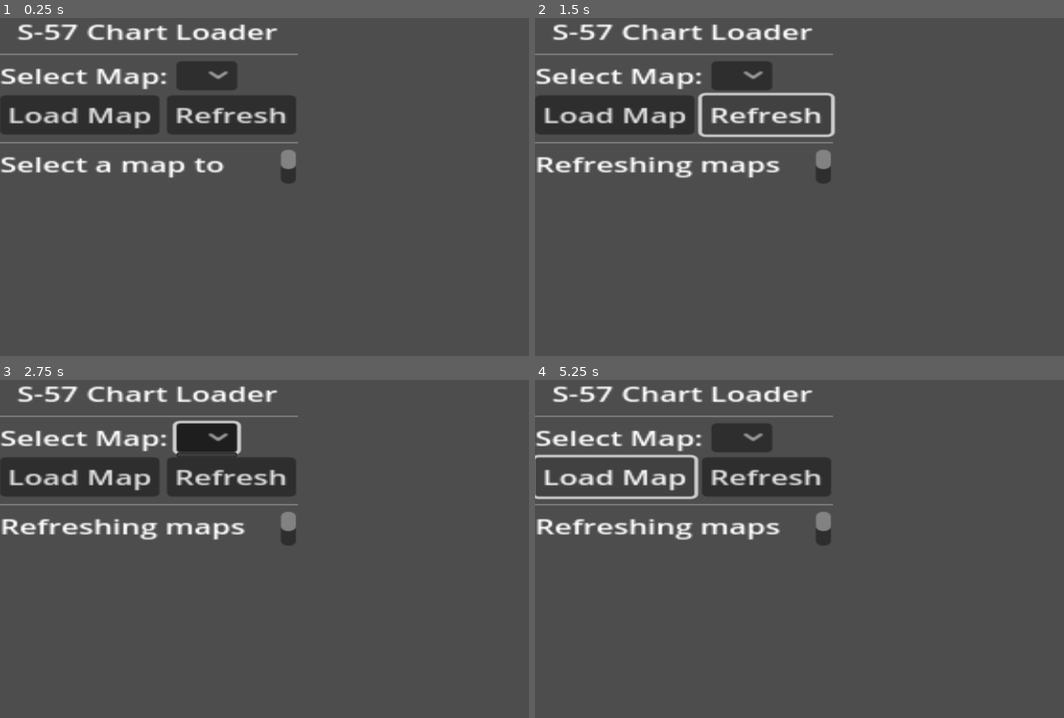
Above: before the commit, frames 1-4 (two rows, left to right).
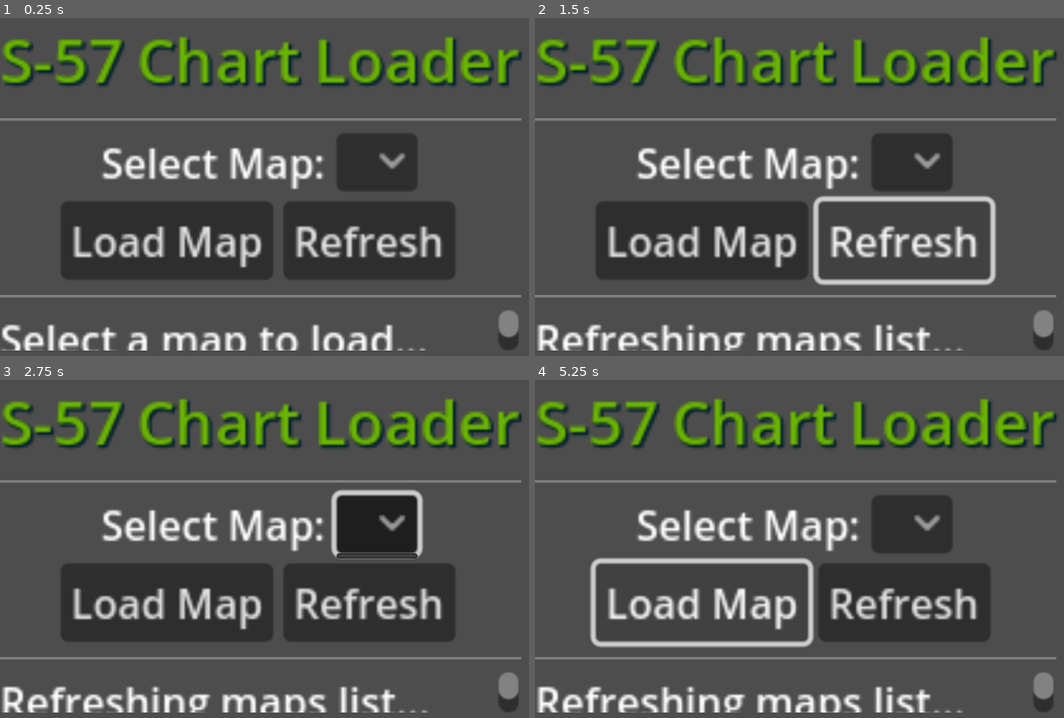
Above: after the commit, the same moments.

Repository: teakdemir/Godot_S57
Game: Godot game, scene res://scenes/WORLD/Main.tscn
Two runs of this game, one before a commit and one after it. Both use one fixed random seed, a clock stepped at 60 frames per second and the inputs below. The project has no main scene, so this scene is started directly.
Inputs (mouse positions are in pixels of both pictures, inside the frame that each line leads up to; where the layout moved, square brackets give the same spot in the first picture):
- Up to frame 1 (0.25 s): no input
- Up to frame 2 (1.5 s): click (910, 163) [741, 75] at 0.5 s; click "Refresh" at 1.25 s
- Up to frame 3 (2.75 s): click (375, 525) [206, 437] at 2 s
- Up to frame 4 (5.25 s): click "Refresh" at 2.75 s; click (910, 525) [741, 437] at 3.5 s; click "Refresh" at 4.25 s; click "Load Map" at 5 s

The runs differ from the first frame. In frame 1, 39% of the frame differs, in the area x 0-99%, y 1-99%; in frame 2, 35%; in frame 3, 41%; in frame 4, 33%.

Commit message:
otizmli UI

Diff:
--- a/godot_s57/scenes/WORLD/UI.tscn
+++ b/godot_s57/scenes/WORLD/UI.tscn
@@ -1,6 +1,8 @@
-[gd_scene load_steps=2 format=3 uid="uid://bxy5yokaue7dw"]
+[gd_scene load_steps=3 format=3 uid="uid://bxy5yokaue7dw"]
 
 [ext_resource type="Script" uid="uid://lpr03b0pbhcq" path="res://Scripts/WORLD_sc/UI.gd" id="1_hfun2"]
+
+[sub_resource type="Theme" id="Theme_hfun2"]
 
 [node name="Ui" type="Control"]
 layout_mode = 3
@@ -12,44 +14,64 @@
 script = ExtResource("1_hfun2")
 
 [node name="VBoxContainer" type="VBoxContainer" parent="."]
+layout_mode = 0
 offset_right = 156.0
 offset_bottom = 132.0
-scale = Vector2(3, 2)
+scale = Vector2(4, 4)
+theme = SubResource("Theme_hfun2")
 
-[node name="Label" type="Label" parent="VBoxContainer"]
+[node name="HBoxContainer3" type="HBoxContainer" parent="VBoxContainer"]
 layout_mode = 2
+alignment = 1
+
+[node name="Label" type="Label" parent="VBoxContainer/HBoxContainer3"]
+layout_mode = 2
+theme_override_colors/font_color = Color(0.415686, 0.701961, 0, 1)
+theme_override_colors/font_shadow_color = Color(0, 0.113725, 0.188235, 1)
+theme_override_font_sizes/font_size = 24
 text = "S-57 Chart Loader"
 horizontal_alignment = 1
+vertical_alignment = 1
 
 [node name="HSeparator" type="HSeparator" parent="VBoxContainer"]
+layout_direction = 2
 layout_mode = 2
+size_flags_vertical = 3
 
 [node name="HBoxContainer" type="HBoxContainer" parent="VBoxContainer"]
 layout_mode = 2
+alignment = 1
 
 [node name="Label" type="Label" parent="VBoxContainer/HBoxContainer"]
 layout_mode = 2
 text = "Select Map:"
 horizontal_alignment = 1
+vertical_alignment = 1
 
 [node name="MapDropdown" type="OptionButton" parent="VBoxContainer/HBoxContainer"]
 layout_mode = 2
 
 [node name="HBoxContainer2" type="HBoxContainer" parent="VBoxContainer"]
 layout_mode = 2
+alignment = 1
 
 [node name="LoadButton" type="Button" parent="VBoxContainer/HBoxContainer2"]
 layout_mode = 2
 text = "Load Map"
+icon_alignment = 1
 
 [node name="RefreshButton" type="Button" parent="VBoxContainer/HBoxContainer2"]
 layout_mode = 2
 text = "Refresh"
+icon_alignment = 1
 
 [node name="HSeparator2" type="HSeparator" parent="VBoxContainer"]
 layout_mode = 2
+size_flags_vertical = 3
 
 [node name="InfoLabel" type="RichTextLabel" parent="VBoxContainer"]
 layout_mode = 2
 size_flags_vertical = 3
+size_flags_stretch_ratio = 10.0
 text = "Loading Maps..."
+tab_size = 10
